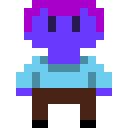
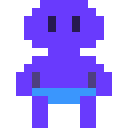
Revision of a layered 128×128 image; what changed, layer by layer:
hid group "calça" (2 layers) over box(32, 88, 96, 128)
hid group "camiseta" (3 layers) over box(16, 56, 112, 88)
hid group "cabelos" (3 layers) over box(24, 0, 104, 32)
